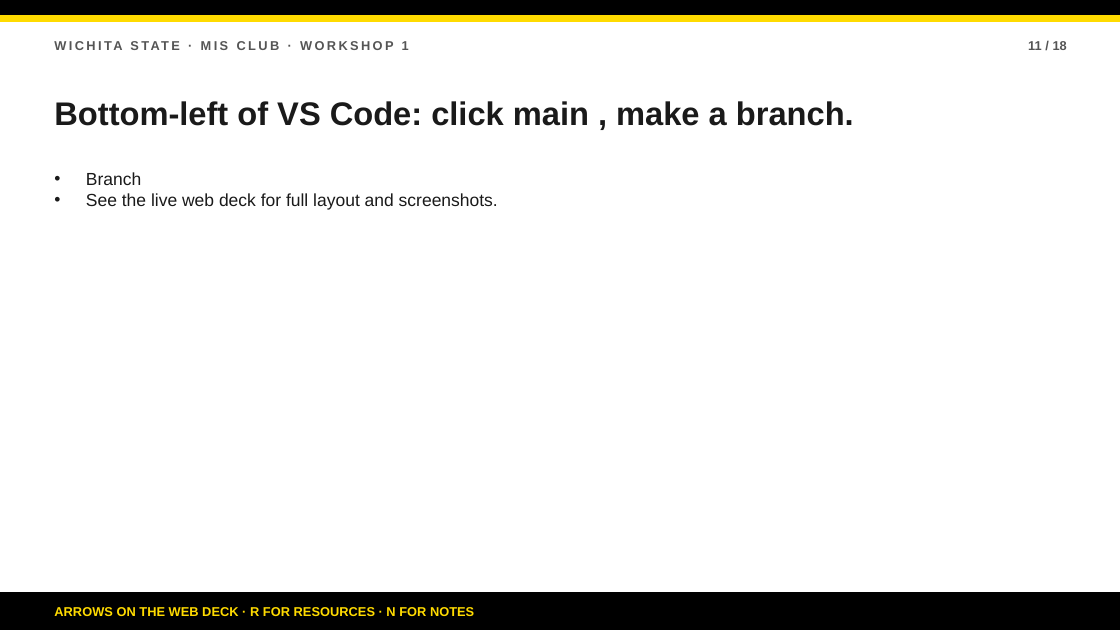
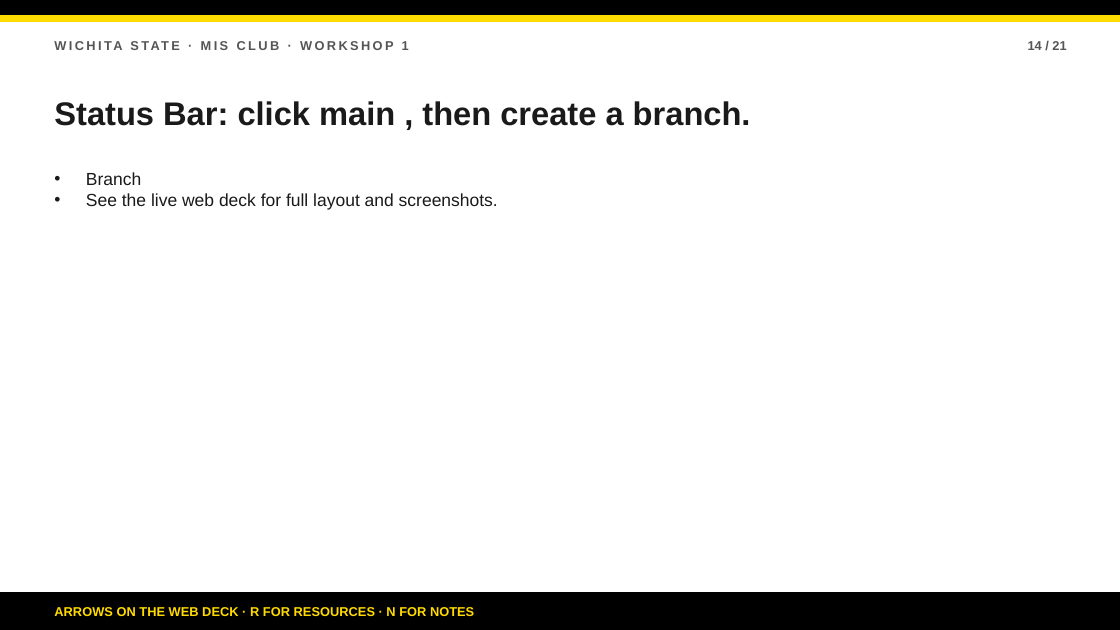
Before and after one commit to bsbcyber/workshop-site, a slide deck: slide 14 of downloads/workshop-1-presentation.pptx (slide 11 before the commit). Drawn at 1120x630 pixels with LibreOffice and Linux fonts; fonts in the diff are those of the drawing. Boxes give left, top, right and bottom in pixels: in the first picture for what was removed or moved away, otherwise in the second. Text is boxed around its words. In the diff, an @@ line names an element or a change of style, - is before the commit and + after.

```diff
--- a/downloads/workshop-1-presentation.pptx
+++ b/downloads/workshop-1-presentation.pptx
@@ text at [1028,41,1066,50]: text changed @@
-11 / 18
+14 / 21
@@ text at [54,101,751,126]: text changed @@
-Bottom-left of VS Code: click main , make a branch.
+Status Bar: click main , then create a branch.
```
Also in this commit, not shown: 17 other slides changed, 3 slides added, 3 other files.
